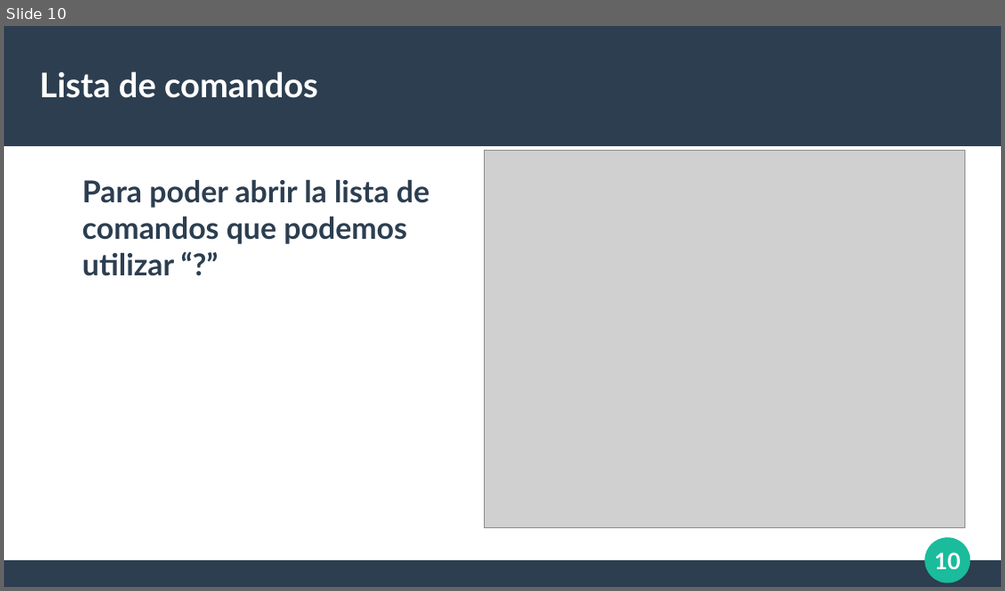
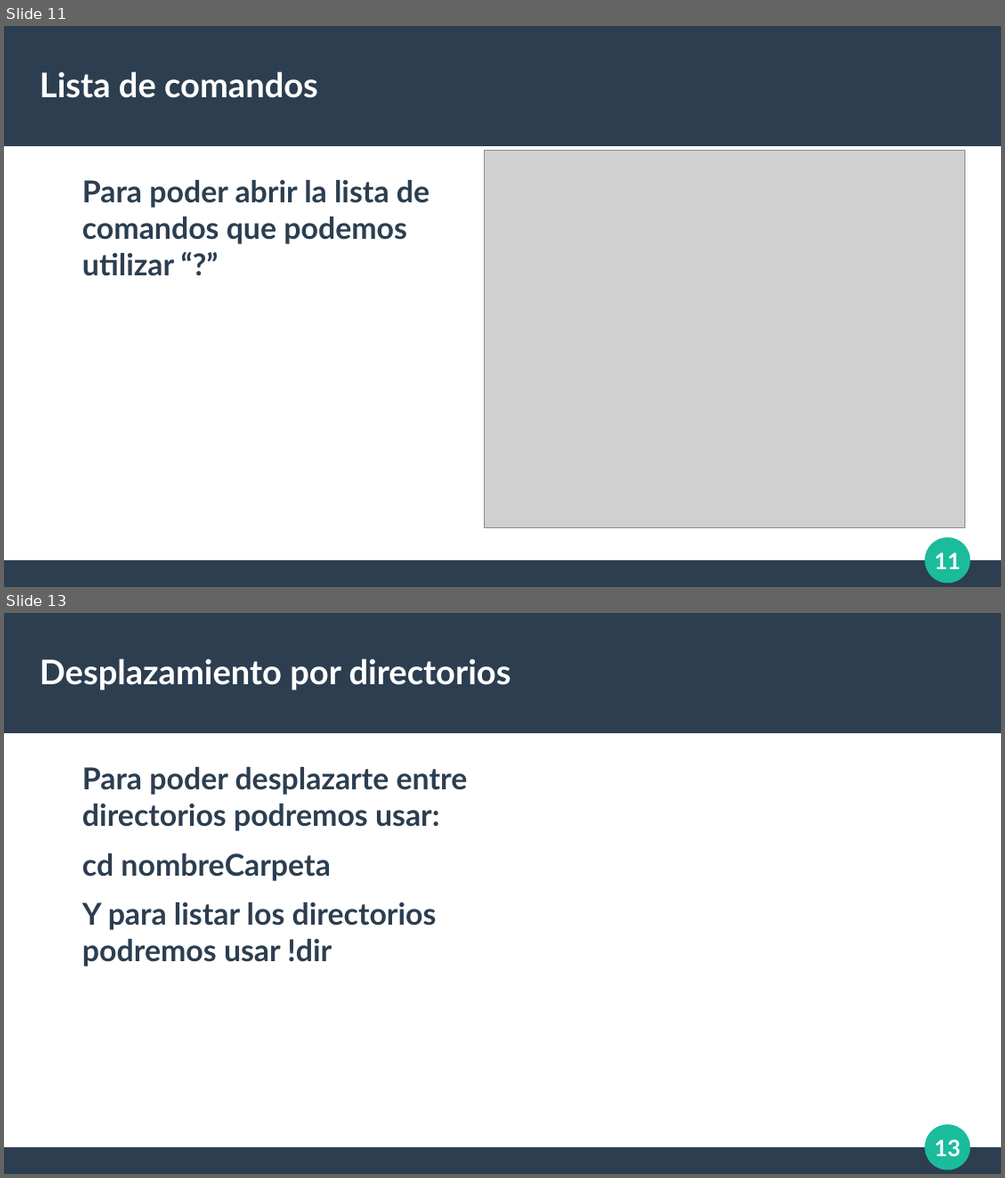
Before and after one commit to RubenAC1999/Clase, a slide deck: SistemasInfor/Tema 8/UD8_Agra_Casal_Ruben_presentacion_ftp.odp. Shown one above the other, each under a label of ours: slide 10 before the commit, slides 11 and 13 after it; the slides between them are not shown. The pictures are 1005x591 and 1005x1178 pixels, drawn with LibreOffice and Linux fonts; fonts in the diff are those of the drawing; grey boxes stand for pictures. Boxes give left, top, right and bottom in pixels: in the first picture for what was removed or moved away, otherwise in the second. Text is boxed around its words. In the diff, an @@ line names an element or a change of style, - is before the commit and + after.

```diff
--- a/SistemasInfor/Tema 8/UD8_Agra_Casal_Ruben_presentacion_ftp.odp
+++ b/SistemasInfor/Tema 8/UD8_Agra_Casal_Ruben_presentacion_ftp.odp
@@ slide 13 added at (x1=4, y1=613, x2=1001, y2=1174), background #FFFFFF; not listed: 4 template elements that a slide beside it also shows @@
@@ title added at (x1=40, y1=658, x2=511, y2=690), 27 pt, text #FFFFFF, bold @@
+Desplazamiento por directorios
@@ text added at (x1=82, y1=767, x2=468, y2=966), 24 pt, text #2C3E50, bold @@
+Para poder desplazarte entre directorios podremos usar:
+cd nombreCarpeta
+Y para listar los directorios podremos usar !dir
@@ what was slide 10 is now slide 11 @@
@@ page number at (x1=934, y1=552, x2=960, y2=569): text changed @@
-10
+11
```
Also in this commit, not shown: 2 other slides added.
